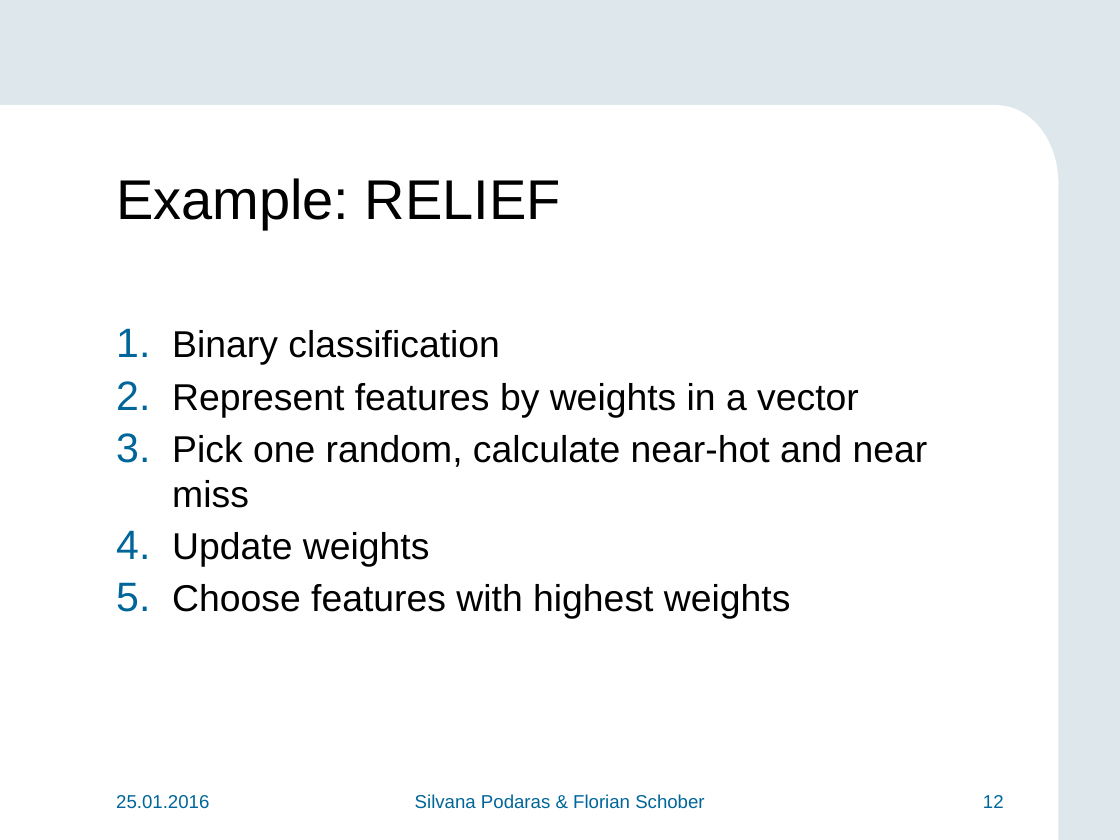
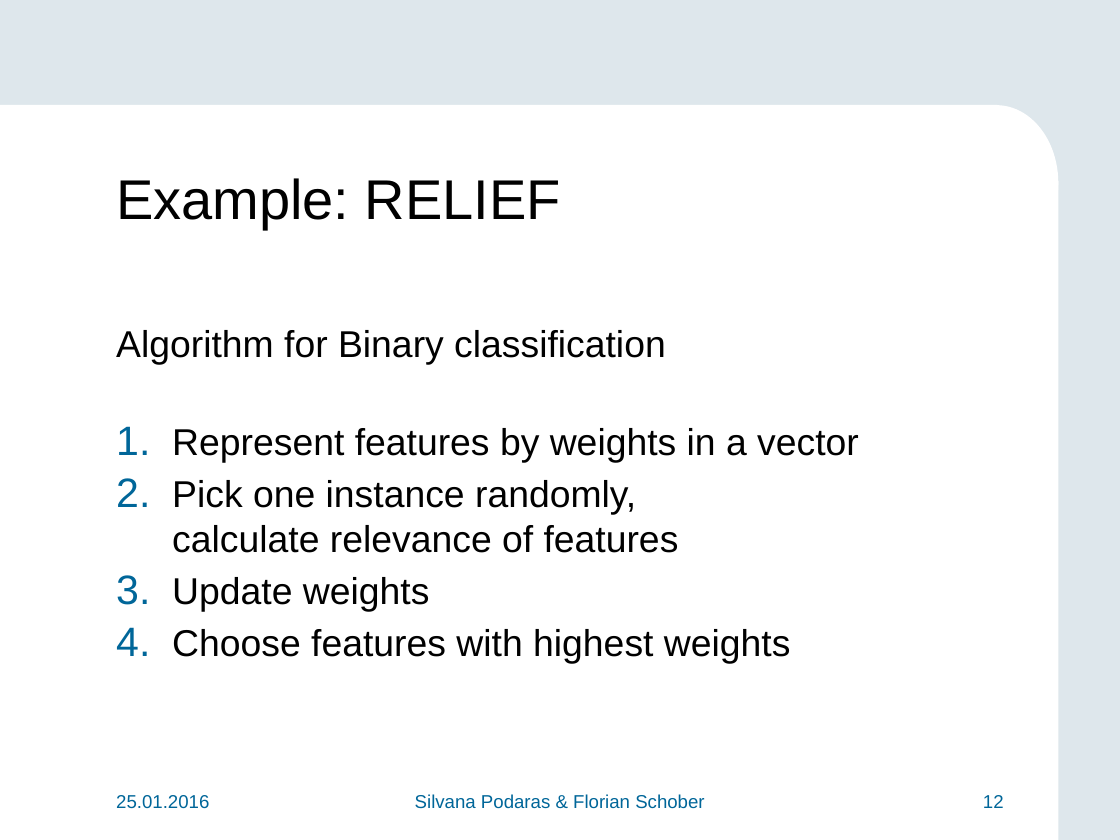
Before and after one commit to teretrus/VisSeminar, a slide deck: slide 12 of presentation/Presentation.pptx. Drawn at 1120x840 pixels with LibreOffice and Linux fonts; fonts in the diff are those of the drawing; background and template pictures are left out. Boxes give left, top, right and bottom in pixels: in the first picture for what was removed or moved away, otherwise in the second. Text is boxed around its words. In the diff, an @@ line names an element or a change of style, - is before the commit and + after.

```diff
--- a/presentation/Presentation.pptx
+++ b/presentation/Presentation.pptx
@@ text at (x1=116, y1=330, x2=666, y2=365): text changed @@
-1. Binary classification
+Algorithm for Binary classification
@@ text at (x1=172, y1=480, x2=679, y2=553): text changed @@
-3. Pick one random, calculate near-hot and near miss
+2. Pick one instance randomly,
+   calculate relevance of features
```
Also in this commit, not shown: 7 other slides changed, 3 slides added.
